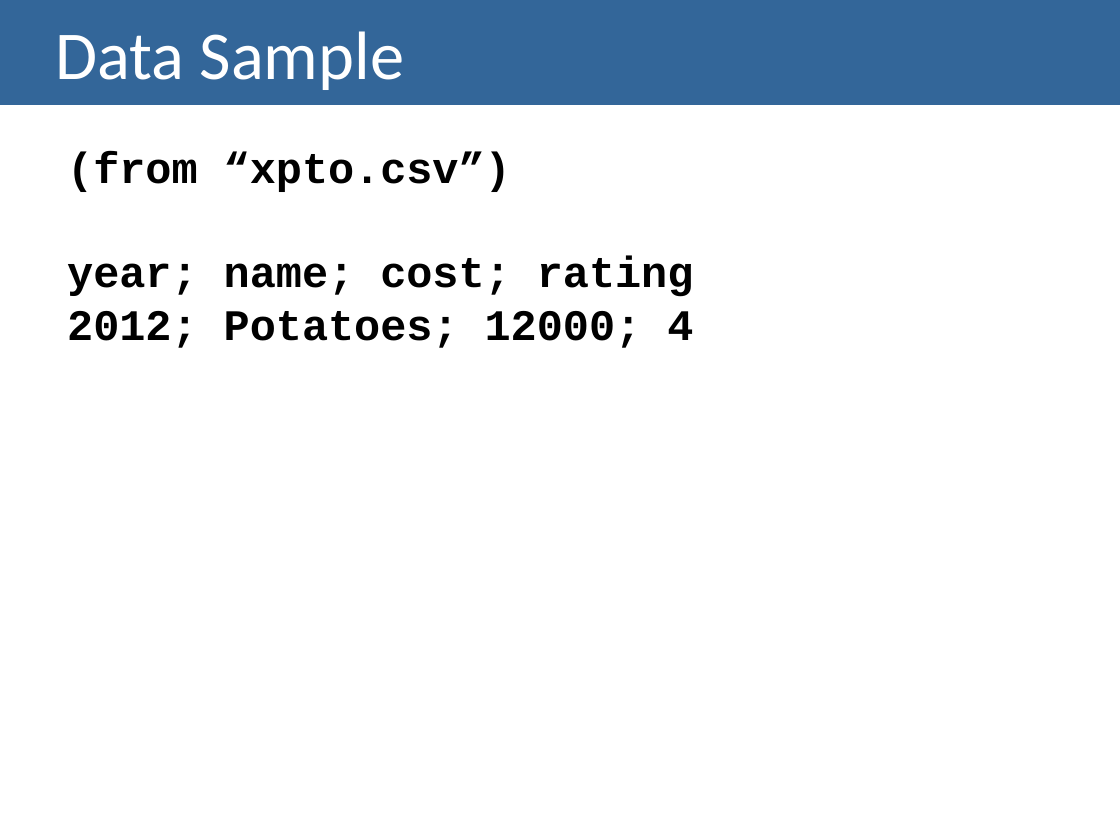
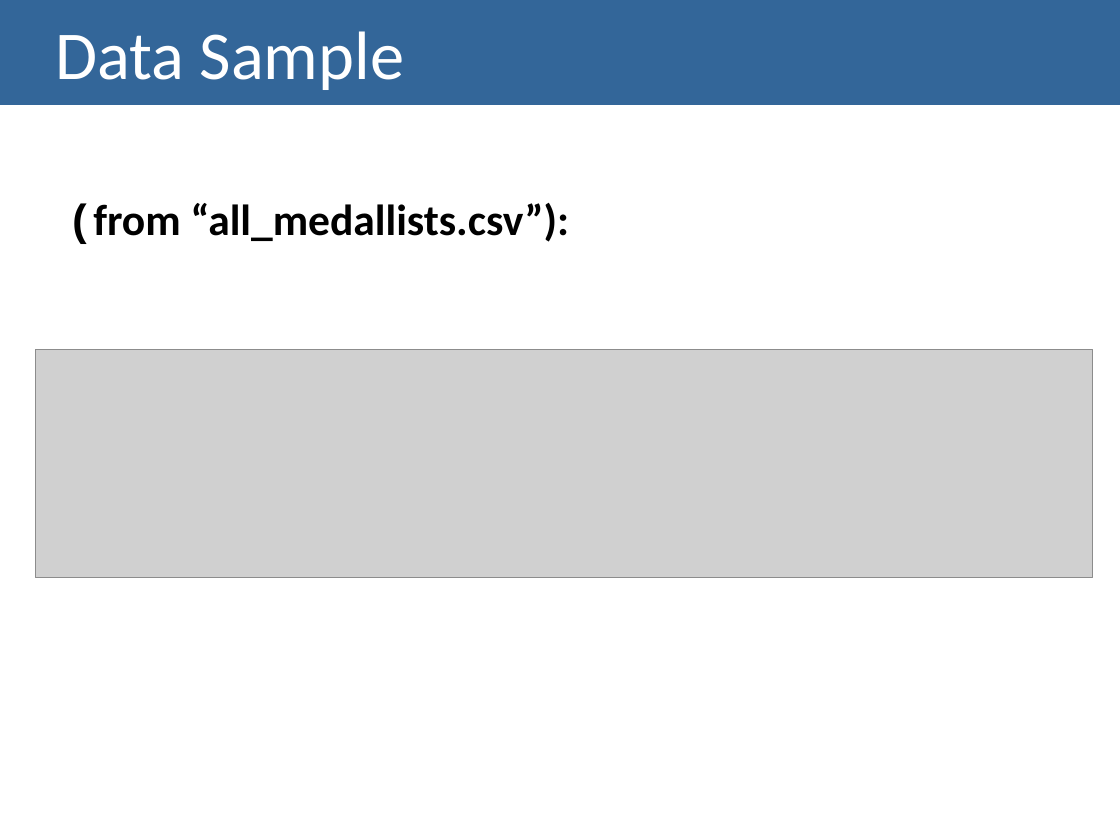
Before and after one commit to carboned4/V_I_2015_1, a slide deck: slide 16 of Lab03-PresentationTemplate.pptx. Drawn at 1120x840 pixels with LibreOffice and Linux fonts; fonts in the diff are those of the drawing; grey boxes stand for pictures. Boxes give left, top, right and bottom in pixels: in the first picture for what was removed or moved away, otherwise in the second. Text is boxed around its words. In the diff, an @@ line names an element or a change of style, - is before the commit and + after.

Commit message:
changes to ppt

```diff
--- a/Lab03-PresentationTemplate.pptx
+++ b/Lab03-PresentationTemplate.pptx
@@ text at (67,203,569,244): text changed; font Courier New to Calibri @@
-(from “xpto.csv”)
-year; name; cost; rating
-2012; Potatoes; 12000; 4
+(from “all_medallists.csv”):
@@ picture added at (35,349,1092,578) @@
```
Also in this commit, not shown: 1 other slide changed, 1 slide added.
